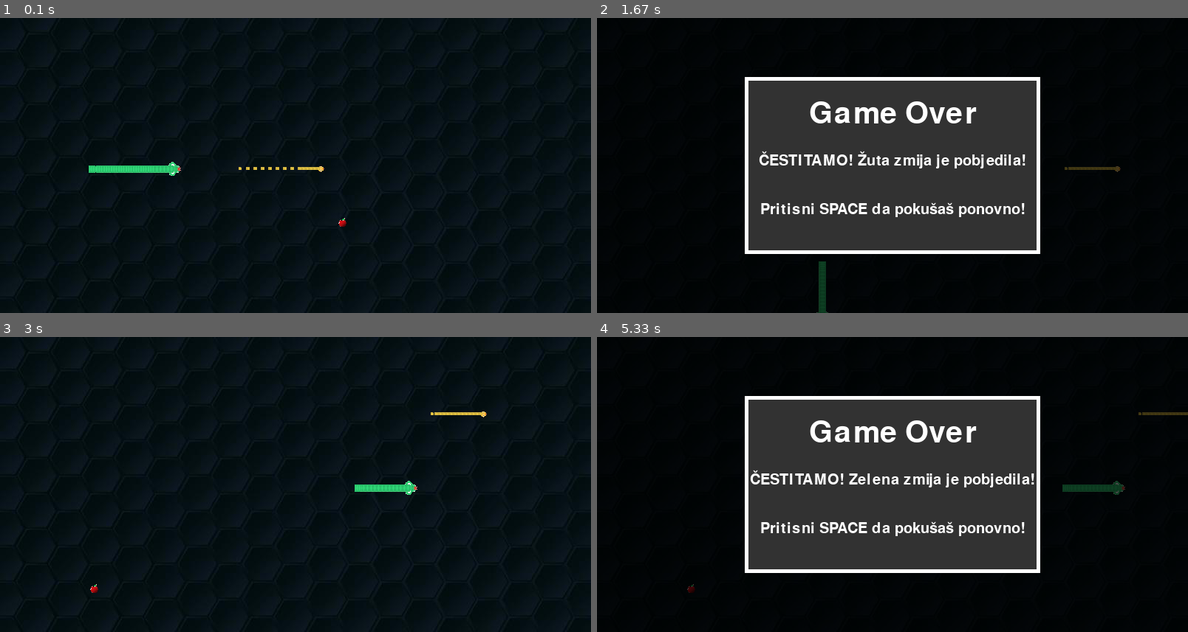
Above: before the commit, frames 1-4 (two rows, left to right).
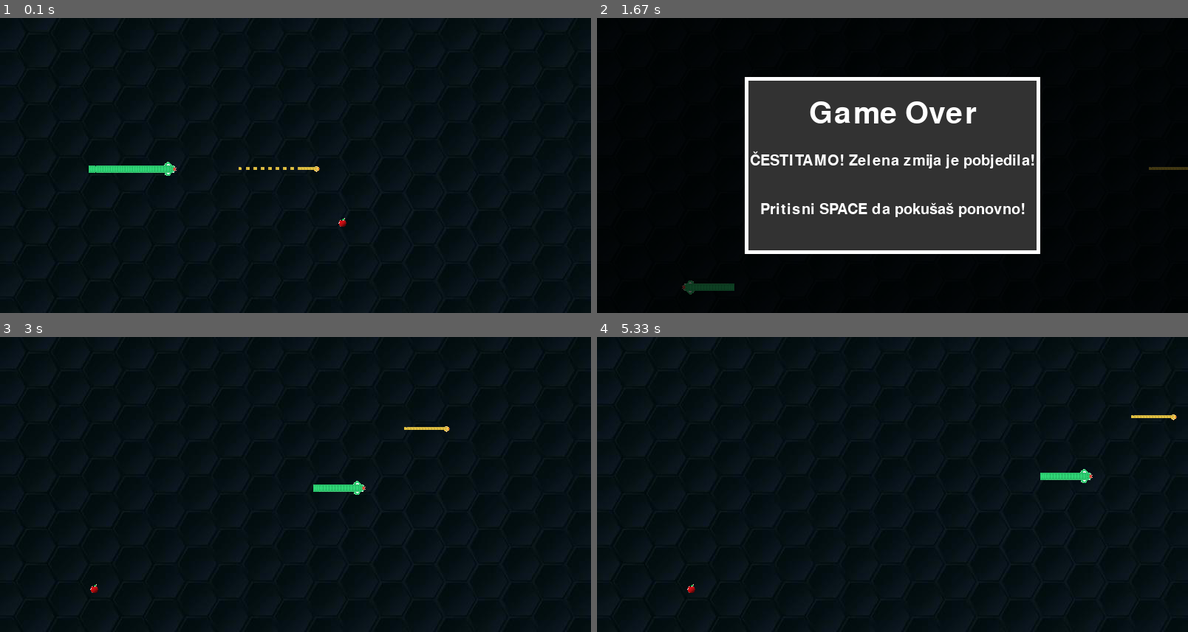
Above: after the commit, the same moments.

Repository: Karlo123-byte/zmija_pygame
Game: pygame game, started from skripte/main.py
The game is run twice, just before and just after one commit, with the same random seed, the same clock (stepped at 60 frames per second) and the same inputs.
Inputs:
- Up to frame 1 (0.1 s): no input
- Up to frame 2 (1.67 s): tap S at 0.33 s; tap Space at 0.67 s; tap A at 1 s; hold Right from 1.33 s (still down)
- Up to frame 3 (3 s): release Right at 1.8 s; tap Space at 1.83 s; hold Up 2.17-2.47 s; hold Right 2.5-2.97 s; hold D 2.5-2.97 s
- Up to frame 4 (5.33 s): hold Left 3-3.53 s; hold A 3-3.53 s; hold Down 3.57-3.87 s; hold S 3.57-3.87 s; hold Left 3.9-4.3 s; hold A 3.9-4.3 s; hold Up 4.33-4.7 s; hold W 4.33-4.7 s; hold Right from 4.73 s (still down); hold D from 4.73 s (still down)

The runs differ from the first frame. In frame 1, 0.1% of the frame differs, in the area x 26-55%, y 48-54%; in frame 2, 1.7%; in frame 3, 0.6%; in frame 4, 31%, in the area x 2-100%, y 0-100%.

Commit message:
- Smanjena brzina za 20%

Diff:
--- a/skripte/main.py
+++ b/skripte/main.py
@@ -17,7 +17,7 @@
 
 SEGMENT_SIRINA = 10
 SEGMENT_VISINA = 10
-brzina = 5
+brzina = 4
 start_x = 200
 start_y = 200
 start_x1 = 400
--- a/skripte/score.py
+++ b/skripte/score.py
@@ -14,3 +14,5 @@
 #Dodati logiku ako se glava zmije sudari sa tijelom zmije ta zmija gubi i suprotno
 
 #Slike su dodane
+
+#Rijesio sam sve
